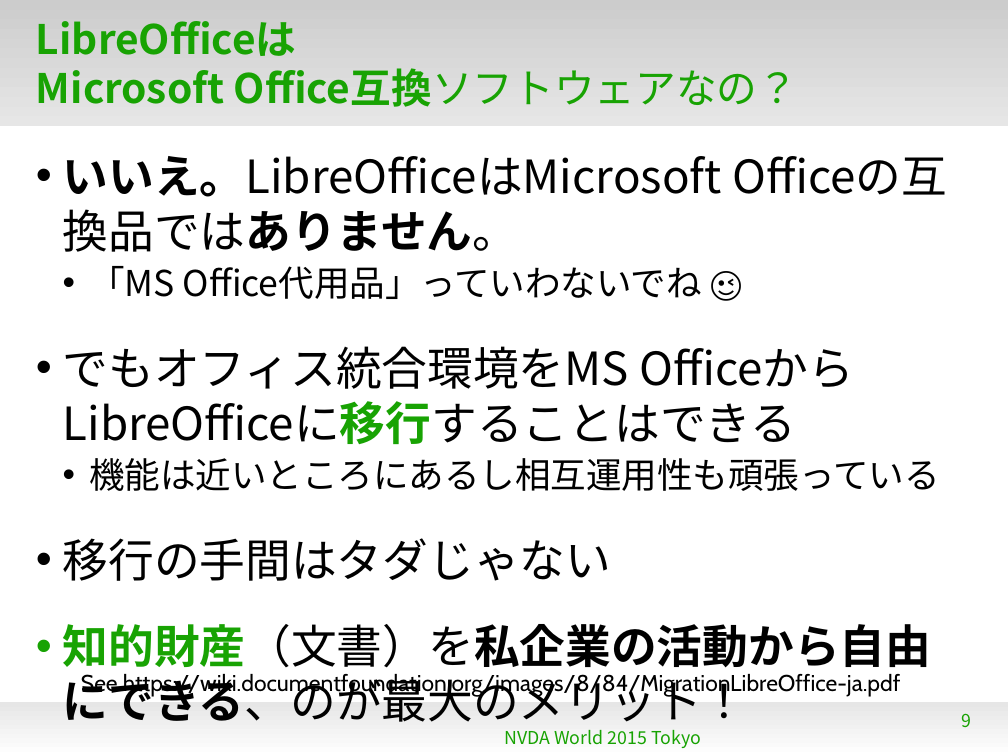
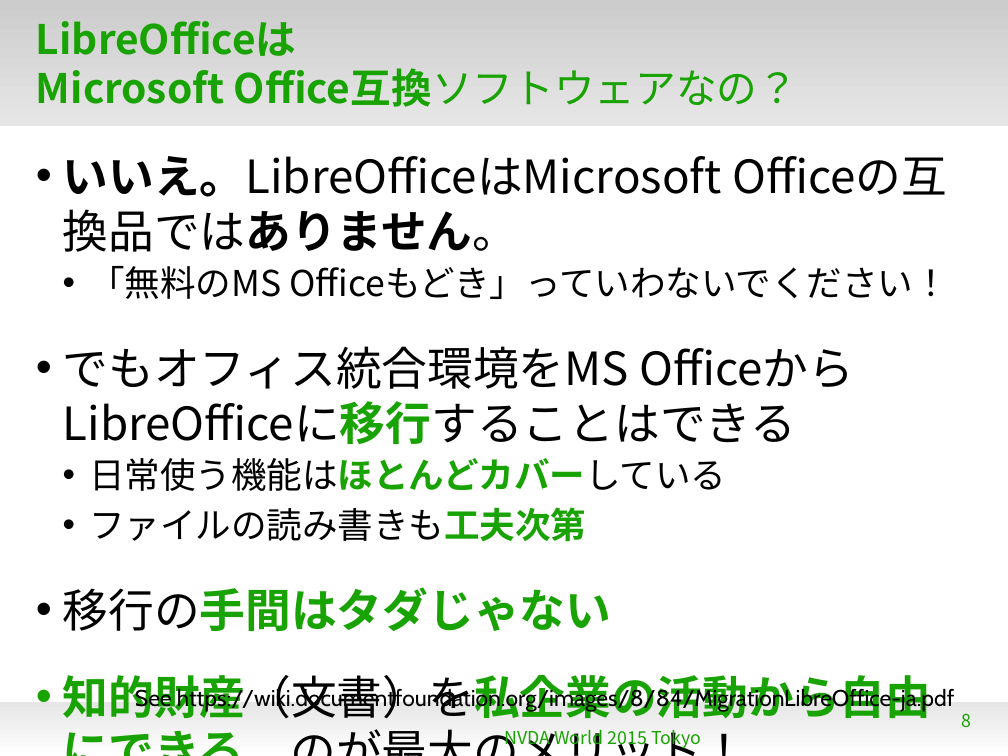
Before and after one commit to naruoga/KantoLibreOffice, a slide deck: slide 8 of others/NVDAworld2015.odp (slide 9 before the commit). Drawn at 1008x756 pixels with LibreOffice and Linux fonts; fonts in the diff are those of the drawing; background and template pictures are left out. Boxes give left, top, right and bottom in pixels: in the first picture for what was removed or moved away, otherwise in the second. Text is boxed around its words. In the diff, an @@ line names an element or a change of style, - is before the commit and + after.

```diff
--- a/others/NVDAworld2015.odp
+++ b/others/NVDAworld2015.odp
@@ text at box(89, 266, 948, 299): text changed @@
-  • 「MS Office代用品」っていわないでね 😉
+  • 「無料のMS Officeもどき」っていわないでください！
@@ text at box(89, 458, 726, 542): text changed @@
-  • 機能は近いところにあるし相互運用性も頑張っている
+  • 日常使う機能はほとんどカバーしている
+  • ファイルの読み書きも工夫次第
@@ text at box(63, 587, 932, 719): text colour #000000 to #18A303 in "移行の手間はタダじゃない", "知的財産（文書）を私企業の活動から自由にできる、のが最大のメリット！"; bold on in "移行の手間はタダじゃない" @@
@@ text "See https://wiki.documentfoundation.org/images/8/84/Migratio ...": place and size @@
-text "See https://wiki.documentfoundation.org/images/8/84/Migratio ..." at box(81, 674, 901, 697)
+text "See https://wiki.documentfoundation.org/images/8/84/Migratio ..." at box(135, 687, 955, 713)
@@ page number at box(962, 714, 972, 727): text changed @@
-9
+8
```
Also in this commit, not shown: 12 other slides changed, 15 slides added, 2 slides removed.
